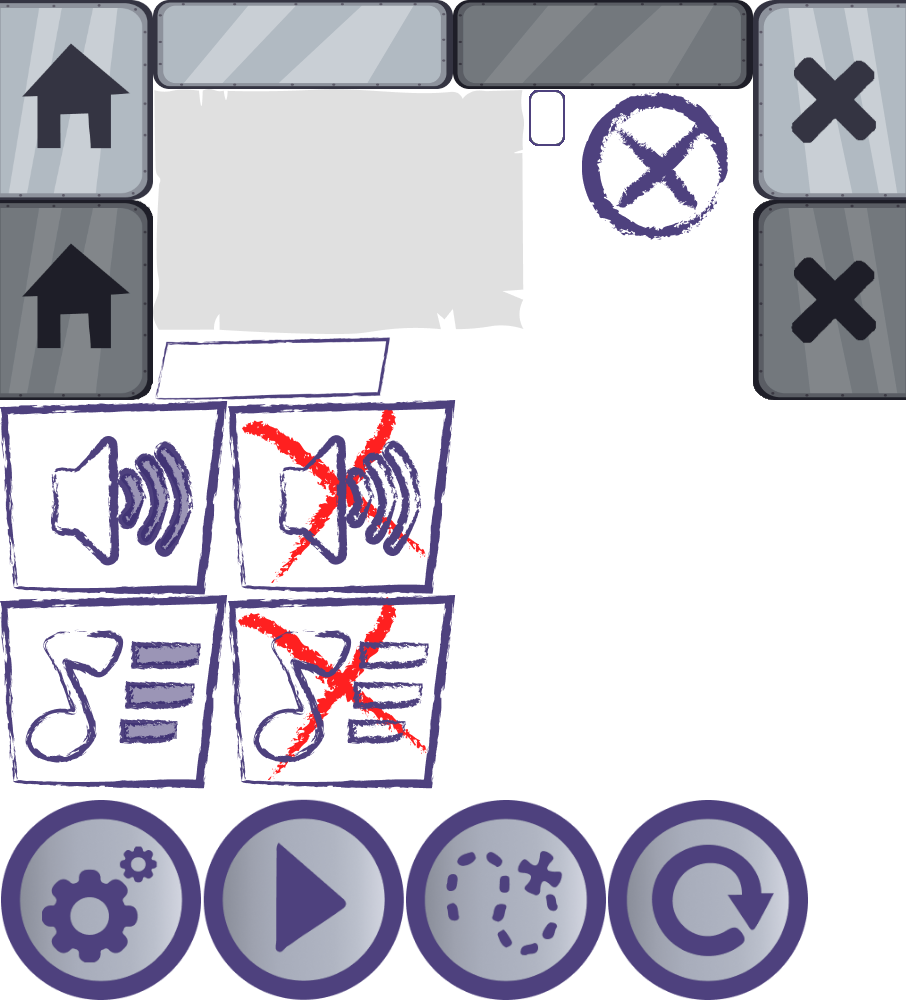
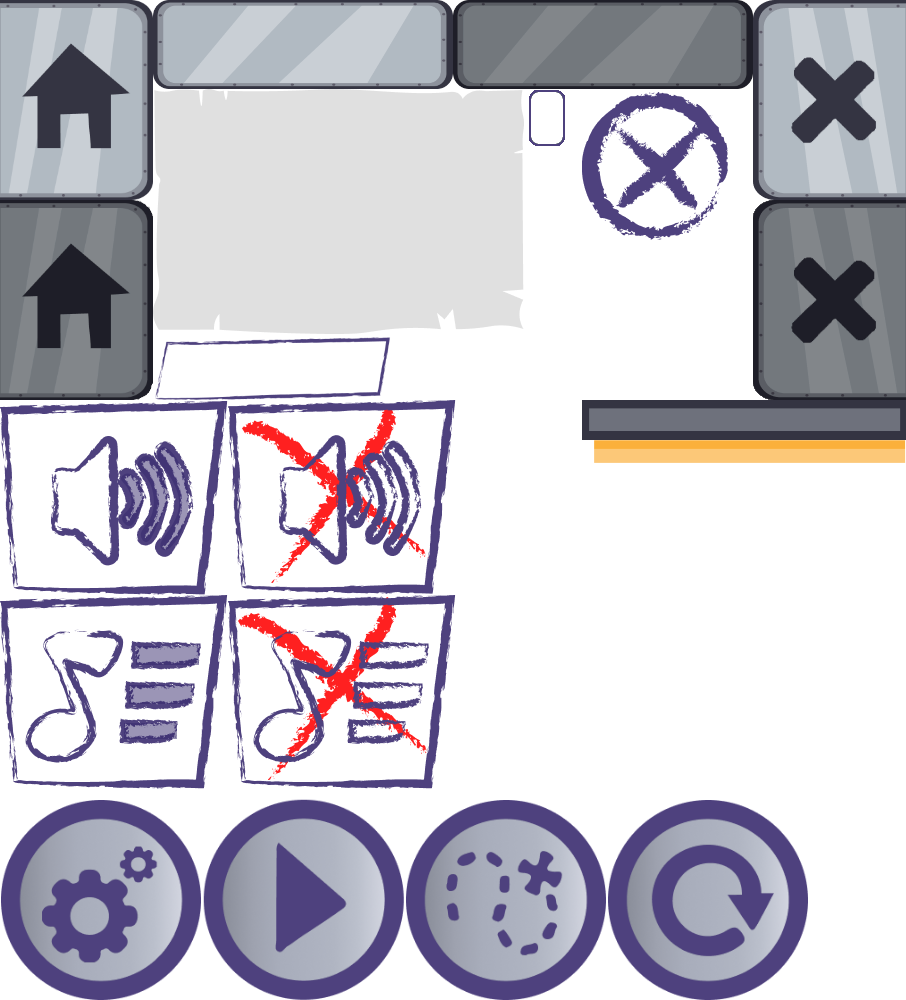
Comparing the layer stacks of the two 906 × 1000 images. Changes:
added layer "UFO progress filled" above "UFO progress" over box(594, 440, 906, 463)
added layer "UFO progress" above "Restart" over box(582, 400, 906, 440)
